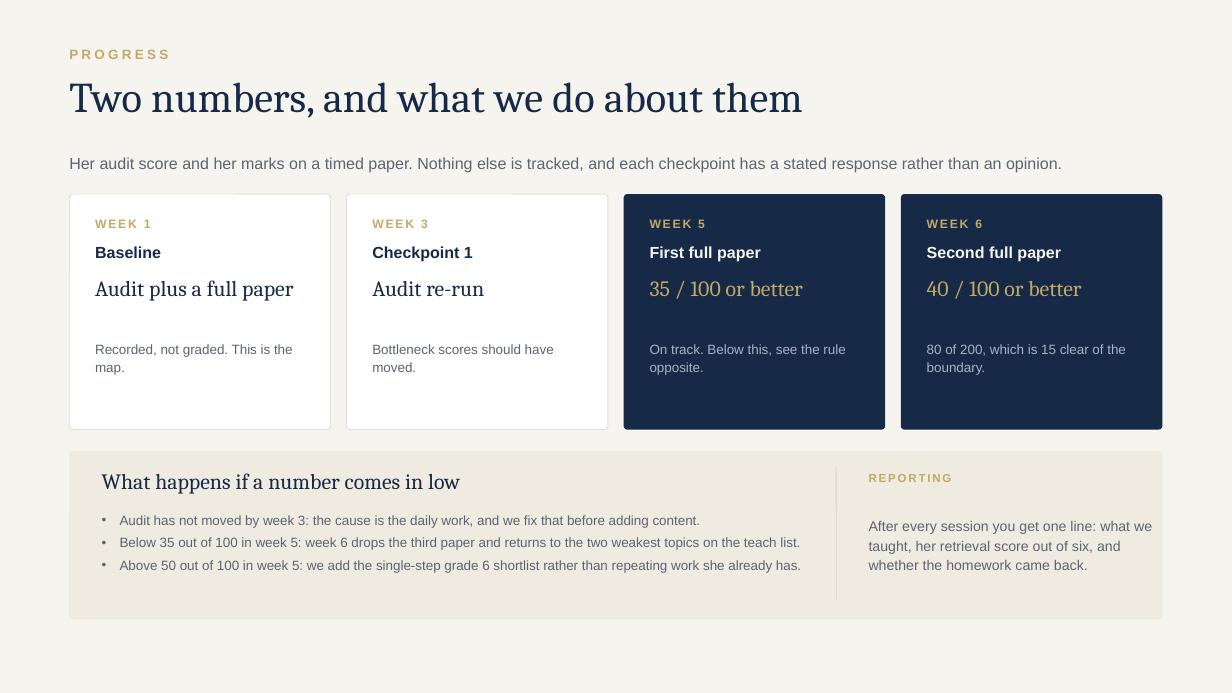
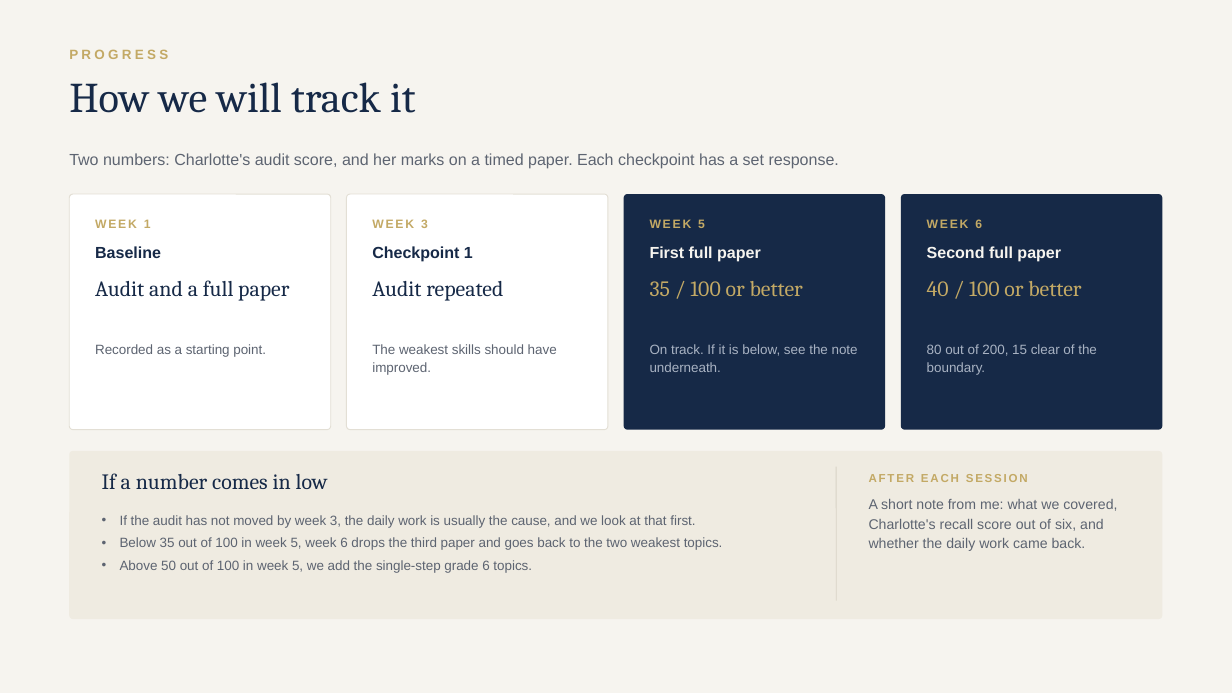
Before and after one commit to AliAljawabra/Daily, a slide deck: slide 14 of tutoring/charlotte/Charlotte_maths_plan.pptx. Drawn at 1232x693 pixels with LibreOffice and Linux fonts; fonts in the diff are those of the drawing. Boxes give left, top, right and bottom in pixels: in the first picture for what was removed or moved away, otherwise in the second. Text is boxed around its words. In the diff, an @@ line names an element or a change of style, - is before the commit and + after.

```diff
--- a/tutoring/charlotte/Charlotte_maths_plan.pptx
+++ b/tutoring/charlotte/Charlotte_maths_plan.pptx
@@ text at (69,82,415,113): text changed @@
-Two numbers, and what we do about them
+How we will track it
@@ text at (69,153,839,169): text changed @@
-Her audit score and her marks on a timed paper. Nothing else is tracked, and each checkpoint has a stated response rather than an opinion.
+Two numbers: Charlotte's audit score, and her marks on a timed paper. Each checkpoint has a set response.
@@ text "Two numbers: Charlotte's audit score, ..." at (69,153,839,169): vertical alignment middle to top @@
@@ text at (95,280,289,301): text changed @@
-Audit plus a full paper
+Audit and a full paper
@@ text at (372,281,503,301): text changed @@
-Audit re-run
+Audit repeated
@@ text at (95,344,266,357): text changed @@
-Recorded, not graded. This is the map.
+Recorded as a starting point.
@@ text at (372,344,557,375): text changed @@
-Bottleneck scores should have moved.
+The weakest skills should have improved.
@@ text at (650,344,858,372): text changed @@
-On track. Below this, see the rule opposite.
+On track. If it is below, see the note underneath.
@@ text at (927,344,1097,375): text changed @@
-80 of 200, which is 15 clear of the boundary.
+80 out of 200, 15 clear of the boundary.
@@ text at (102,473,328,489): text changed @@
-What happens if a number comes in low
+If a number comes in low
@@ text at (869,474,1028,482): text changed @@
-REPORTING
+AFTER EACH SESSION
@@ text "A short note from me: ..." at (869,499,1117,551): vertical alignment middle to top @@
@@ text at (869,499,1117,551): text changed @@
-After every session you get one line: what we taught, her retrieval score out of six, and whether the homework came back.
+A short note from me: what we covered, Charlotte's recall score out of six, and whether the daily work came back.
@@ text at (120,515,723,573): text changed @@
-• Audit has not moved by week 3: the cause is the daily work, and we fix that before adding content.
-• Below 35 out of 100 in week 5: week 6 drops the third paper and returns to the two weakest topics on the teach list.
-• Above 50 out of 100 in week 5: we add the single-step grade 6 shortlist rather than repeating work she already has.
+• If the audit has not moved by week 3, the daily work is usually the cause, and we look at that first.
+• Below 35 out of 100 in week 5, week 6 drops the third paper and goes back to the two weakest topics.
+• Above 50 out of 100 in week 5, we add the single-step grade 6 topics.
```
Also in this commit, not shown: 15 other slides changed, 2 other files.
